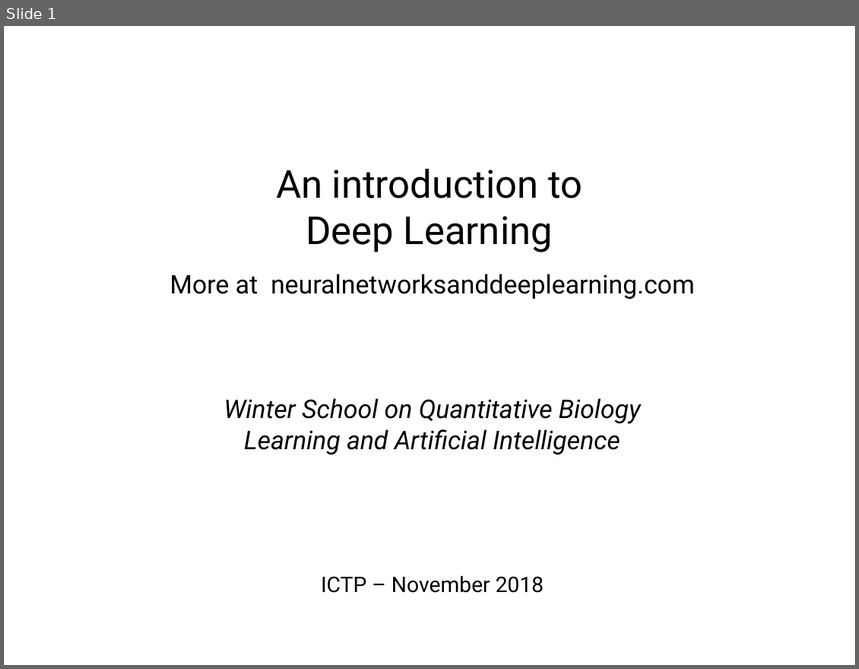
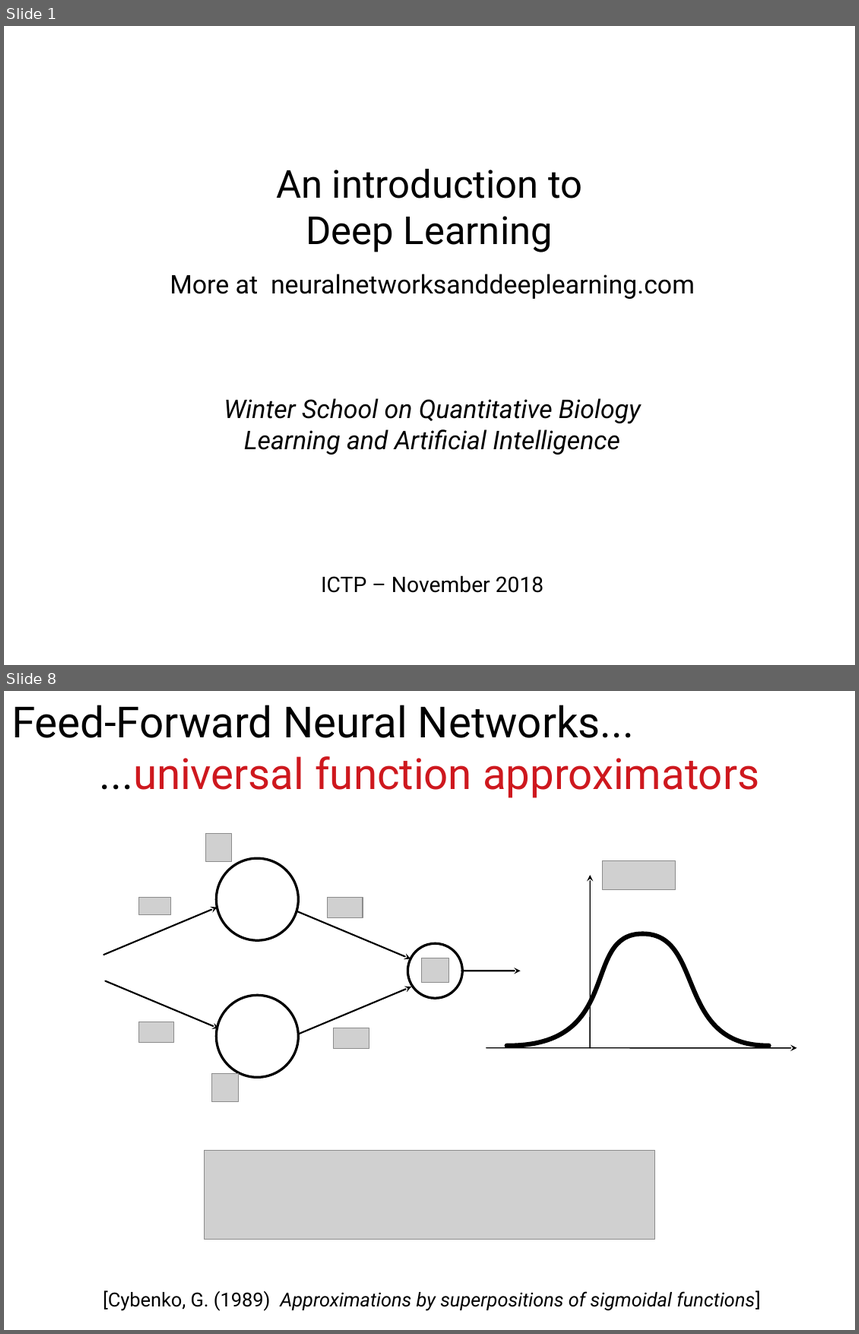
Before and after one commit to ansuini/Winter_School_QLS_2018, a slide deck: Lecture1/slides/Alberto_DeepLearning.odp. Shown one above the other, each under a label of ours: slide 1 before the commit, slides 1 and 8 after it; the slides between them are not shown. The pictures are 859x669 and 859x1334 pixels, drawn with LibreOffice and Linux fonts; fonts in the diff are those of the drawing; grey boxes stand for pictures; background and template pictures are left out. Boxes give left, top, right and bottom in pixels: in the first picture for what was removed or moved away, otherwise in the second. Text is boxed around its words. In the diff, an @@ line names an element or a change of style, - is before the commit and + after.

```diff
--- a/Lecture1/slides/Alberto_DeepLearning.odp
+++ b/Lecture1/slides/Alberto_DeepLearning.odp
@@ slide 8 added at [4, 691, 855, 1330], background #FFFFFF @@
@@ text added at [12, 705, 759, 798], 40 pt, text #000000 @@
+Feed-Forward Neural Networks...
+...universal function approximators
@@ picture added at [205, 833, 231, 862] @@
@@ ellipse added at [216, 859, 298, 940], outline #000000 2.3 pt @@
@@ group added at [487, 861, 797, 1048]: 2 arrows, 1 freeform shape, 1 picture @@
@@ arrow added from (104, 955) to (218, 908), #000000 1.5 pt @@
@@ picture added at [139, 897, 172, 916] @@
@@ arrow added from (297, 911) to (411, 959), #000000 1.5 pt @@
@@ picture added at [328, 897, 363, 918] @@
@@ ellipse added at [408, 943, 463, 999], outline #000000 2.3 pt @@
@@ picture added at [422, 958, 449, 982] @@
@@ arrow added from (105, 981) to (219, 1028), #000000 1.5 pt @@
@@ arrow added from (298, 1034) to (411, 987), #000000 1.5 pt @@
@@ arrow added from (462, 971) to (521, 971), #000000 1.5 pt @@
@@ ellipse added at [216, 995, 298, 1077], outline #000000 2.3 pt @@
@@ picture added at [139, 1022, 175, 1041] @@
@@ picture added at [334, 1028, 370, 1048] @@
@@ picture added at [211, 1073, 238, 1102] @@
@@ picture added at [204, 1150, 655, 1240] @@
@@ text added at [103, 1291, 761, 1311], 18 pt, text #000000, italic @@
+[Cybenko, G. (1989) Approximations by superpositions of sigmoidal functions]
```
Also in this commit, not shown: 7 slides changed, 3 other slides added, 3 slides removed, 4 other files.
